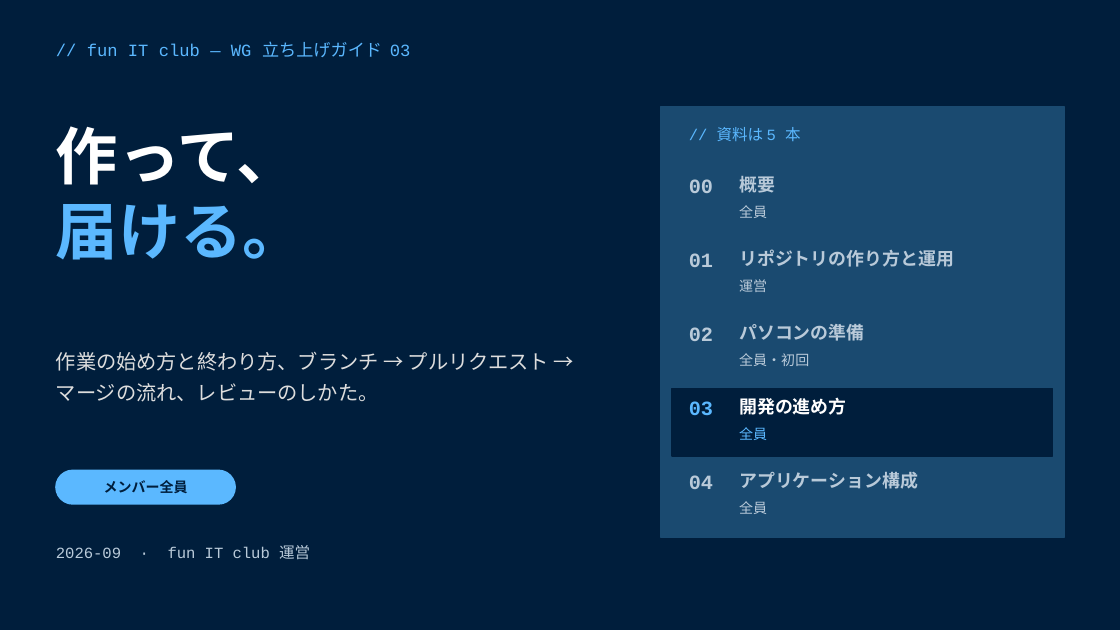
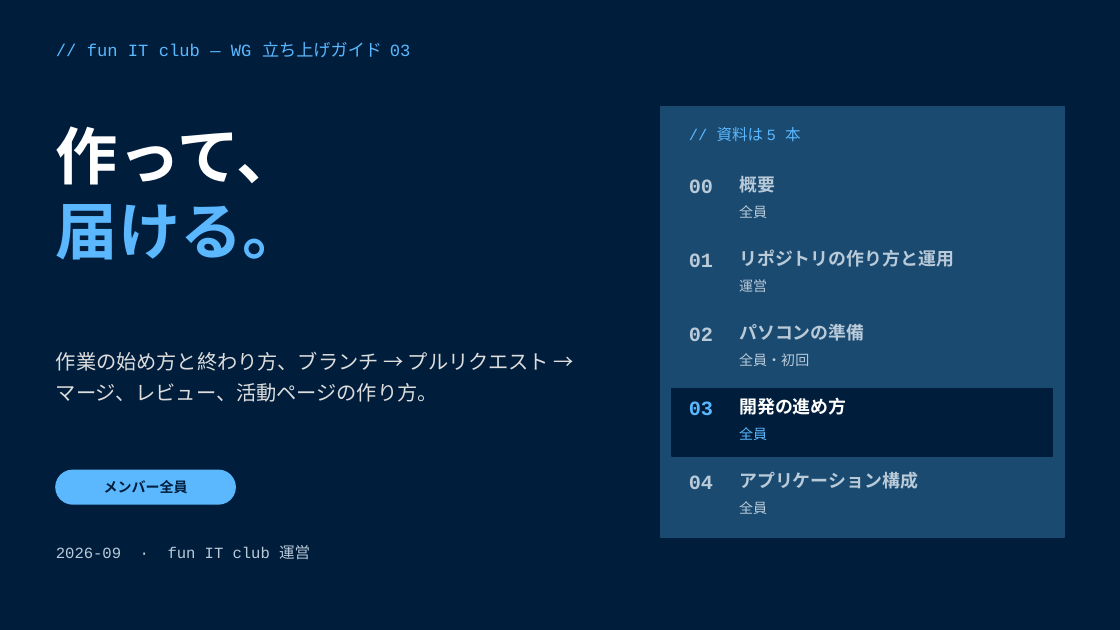
Before and after one commit to funITclub/homepage, a slide deck: slide 1 of static/guide/03_開発の進め方.pptx. Drawn at 1120x630 pixels with LibreOffice and Linux fonts; fonts in the diff are those of the drawing. Boxes give left, top, right and bottom in pixels: in the first picture for what was removed or moved away, otherwise in the second. Text is boxed around its words. In the diff, an @@ line names an element or a change of style, - is before the commit and + after.

```diff
--- a/static/guide/03_開発の進め方.pptx
+++ b/static/guide/03_開発の進め方.pptx
@@ text at [56, 352, 549, 402]: text changed @@
-作業の始め方と終わり方、ブランチ → プルリクエスト → マージの流れ、レビューのしかた。
+作業の始め方と終わり方、ブランチ → プルリクエスト → マージ、レビュー、活動ページの作り方。
```
Also in this commit, not shown: 1 slide added, 6 other files.
